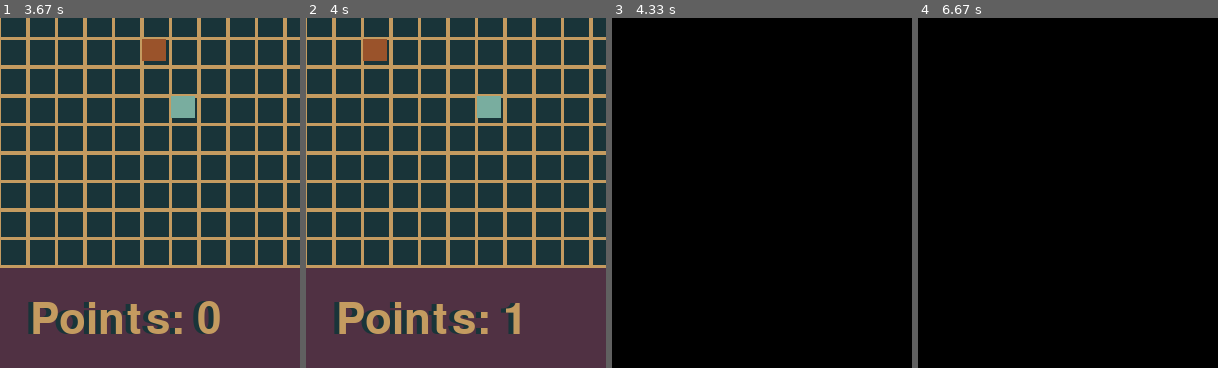
Above: before the commit, frames 1-4 (left to right).
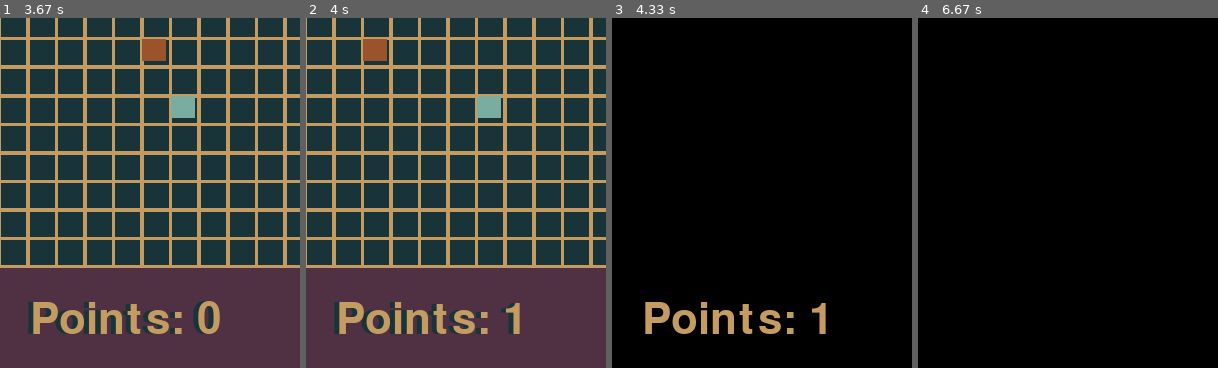
Above: after the commit, the same moments.

Repository: Tello-/Snake-in-Pygame
Game: pygame game, started from __main__.py
Two runs of this game, one before a commit and one after it. Both use one fixed random seed, a clock stepped at 60 frames per second and the inputs below.
Inputs:
- Up to frame 1 (3.67 s): tap Enter at 0.33 s; hold Left 0.67-1.2 s; hold Down 1.23-1.53 s; hold Left 1.57-1.97 s; hold Up 2-2.37 s; hold Right 2.4-3.03 s; hold Down 3.07-3.43 s; hold Left from 3.47 s (still down)
- Up to frame 2 (4 s): release Left at 3.93 s
- Up to frame 3 (4.33 s): no input
- Up to frame 4 (6.67 s): hold Left 6.2-6.6 s; hold Up from 6.63 s (still down)
The pictures show only the part of the screen within x 0-50%, y 50-100%; the shares and areas given below are measured in that part.

Frames 1-2 are identical in both runs. In frame 3, 2.2% of the frame differs, in the area x 11-72%, y 81-91%; in frame 4, nothing differs.

Commit message:
Gameover 'screen' now shows score.

Diff:
--- a/scene.py
+++ b/scene.py
@@ -248,6 +248,7 @@
         if self._gameover:
             window.fill(GO_BG_COLOR)
             window.blit(self._gameover_text, self._gameover_text_rect)
+            window.blit(self._score_text, self._score_text_rect)
             pygame.display.flip()
             return
 
